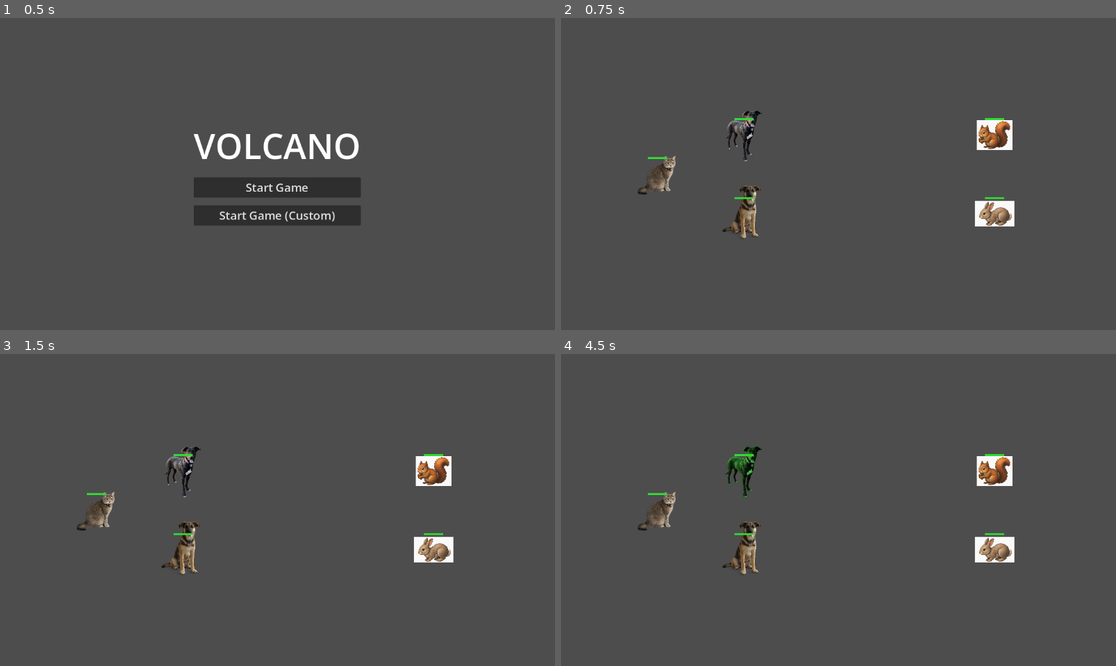
Above: before the commit, frames 1-4 (two rows, left to right).
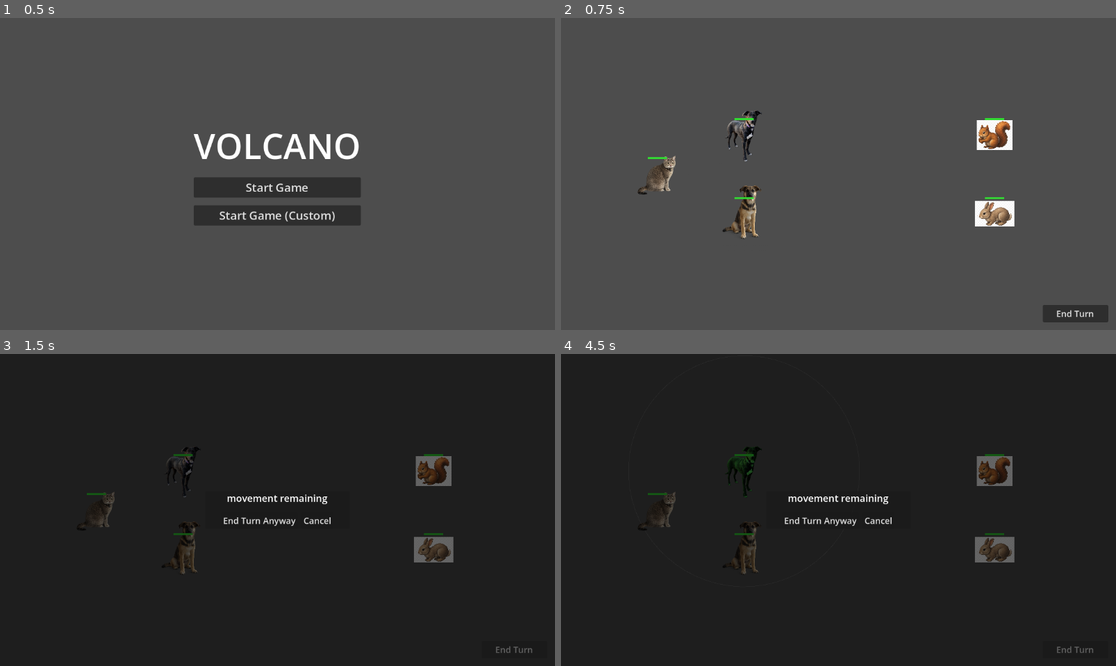
Above: after the commit, the same moments.

Repository: forsman5/volcano
Game: Godot game, scene res://scenes/menu.tscn
Two runs of this game, one before a commit and one after it. Both use one fixed random seed, a clock stepped at 60 frames per second and the inputs below.
Inputs (mouse positions are in pixels of both pictures, inside the frame that each line leads up to):
- Up to frame 1 (0.5 s): no input
- Up to frame 2 (0.75 s): click "Start Game" at 0.5 s
- Up to frame 3 (1.5 s): click (516, 650) at 1.25 s, where only the run after the commit has a clickable "End Turn"
- Up to frame 4 (4.5 s): click (821, 519) at 2 s, where only the run after the commit has a clickable "End Turn Anyway"; tap Enter at 2.75 s; move the mouse to (655, 510) at 2.77 s; click (655, 510) at 2.92 s; tap Space at 3.5 s; move the mouse to (744, 472) at 3.52 s; click (744, 472) at 3.67 s; click (1077, 650) at 4.25 s, where only the run after the commit has a clickable "End Turn"

Frame 1 is identical in both runs. In frame 2, 0.6% of the frame differs, in the area x 86-99%, y 91-98%; in frame 3, 100%, in the area x 0-100%, y 0-100%; in frame 4, 100%.

Commit message:
Convert to turn-based planning/execution loop
Right-click stages pending moves shown with cyan markers and a range arc.
End Turn runs execution for budget_ticks frames (default 120 = 2s), then
returns to planning. Enemies only move during execution. Confirmation panel
surfaces deduped warnings when units have unspent movement.

Co-Authored-By: Claude Sonnet 4.6 <noreply@anthropic.com>

Diff:
--- a/scenes/main.tscn
+++ b/scenes/main.tscn
@@ -95,3 +95,54 @@
 
 [node name="CollisionShape2D" type="CollisionShape2D" parent="WallRight"]
 shape = SubResource("RectangleShape2D_right")
+
+[node name="HUDLayer" type="CanvasLayer" parent="."]
+layer = 1
+
+[node name="EndTurnButton" type="Button" parent="HUDLayer"]
+anchor_left = 1.0
+anchor_top = 1.0
+anchor_right = 1.0
+anchor_bottom = 1.0
+offset_left = -152
+offset_top = -52
+offset_right = -16
+offset_bottom = -16
+text = "End Turn"
+theme_override_font_sizes/font_size = 18
+
+[node name="ConfirmPanel" type="CanvasLayer" parent="."]
+layer = 2
+visible = false
+
+[node name="DimBg" type="ColorRect" parent="ConfirmPanel"]
+anchor_right = 1.0
+anchor_bottom = 1.0
+color = Color(0, 0, 0, 0.6)
+
+[node name="PanelCenter" type="CenterContainer" parent="ConfirmPanel"]
+anchor_right = 1.0
+anchor_bottom = 1.0
+
+[node name="Panel" type="PanelContainer" parent="ConfirmPanel/PanelCenter"]
+custom_minimum_size = Vector2(300, 0)
+
+[node name="VBox" type="VBoxContainer" parent="ConfirmPanel/PanelCenter/Panel"]
+theme_override_constants/separation = 16
+
+[node name="WarningLabel" type="Label" parent="ConfirmPanel/PanelCenter/Panel/VBox"]
+text = ""
+horizontal_alignment = 1
+theme_override_font_sizes/font_size = 20
+
+[node name="HBox" type="HBoxContainer" parent="ConfirmPanel/PanelCenter/Panel/VBox"]
+theme_override_constants/separation = 8
+alignment = 1
+
+[node name="ConfirmYes" type="Button" parent="ConfirmPanel/PanelCenter/Panel/VBox/HBox"]
+text = "End Turn Anyway"
+theme_override_font_sizes/font_size = 18
+
+[node name="ConfirmNo" type="Button" parent="ConfirmPanel/PanelCenter/Panel/VBox/HBox"]
+text = "Cancel"
+theme_override_font_sizes/font_size = 18
--- a/scripts/enemy.gd
+++ b/scripts/enemy.gd
@@ -10,6 +10,8 @@
 @export var max_health: float = 80.0
 
 var health: float = 80.0
+
+var _is_executing: bool = false
 
 @onready var _sprite: Sprite2D = $Sprite2D
 
@@ -28,6 +30,10 @@
 
 
 func _physics_process(_delta: float) -> void:
+	if not _is_executing:
+		velocity = Vector2.ZERO
+		return
+
 	var nearest := _nearest_hero()
 
 	if nearest == null:
@@ -50,6 +56,19 @@
 	move_and_slide()
 
 
+func ready_for_end_turn() -> String:
+	return ""
+
+
+func begin_execution() -> void:
+	_is_executing = true
+
+
+func end_execution() -> void:
+	_is_executing = false
+	velocity = Vector2.ZERO
+
+
 func _nearest_hero() -> Node2D:
 	var heroes := get_tree().get_nodes_in_group("heroes")
 	var nearest: Node2D = null
--- a/scripts/game_config.gd
+++ b/scripts/game_config.gd
@@ -4,3 +4,4 @@
 var enemy_count: int = 2
 var show_health_bars: bool = true
 var speed_multiplier: float = 1.0
+var budget_ticks: int = 120
--- a/scripts/main.gd
+++ b/scripts/main.gd
@@ -11,14 +11,27 @@
 	preload("res://assets/enemy2.png"),
 ]
 
+enum TurnPhase { PLANNING, EXECUTING }
+
 var selected_unit: PlayerUnit = null
 var _enemies_remaining: int = 0
+var _turn_phase := TurnPhase.PLANNING
+var _player_units: Array[PlayerUnit] = []
+var _enemy_units: Array[EnemyUnit] = []
+var _exec_frames: int = 0
+
+@onready var _end_turn_btn: Button = $HUDLayer/EndTurnButton
+@onready var _confirm_panel: CanvasLayer = $ConfirmPanel
+@onready var _confirm_label: Label = $ConfirmPanel/PanelCenter/Panel/VBox/WarningLabel
 
 
 func _ready() -> void:
 	_spawn_units()
 	$PauseMenu/PanelCenter/VBoxContainer/ResumeButton.pressed.connect(_toggle_pause)
 	$PauseMenu/PanelCenter/VBoxContainer/MenuButton.pressed.connect(_go_to_menu)
+	_end_turn_btn.pressed.connect(_on_end_turn)
+	$ConfirmPanel/PanelCenter/Panel/VBox/HBox/ConfirmYes.pressed.connect(_on_confirm_yes)
+	$ConfirmPanel/PanelCenter/Panel/VBox/HBox/ConfirmNo.pressed.connect(_on_confirm_no)
 
 
 func _spawn_units() -> void:
@@ -26,6 +39,7 @@
 	player.position = Vector2(200, 324)
 	player.clicked.connect(_on_unit_clicked)
 	add_child(player)
+	_player_units.append(player)
 
 	var ally_positions := _spread_positions(GameConfig.ally_count, 380.0)
 	for i in range(GameConfig.ally_count):
@@ -35,6 +49,7 @@
 		ally.move_speed = 120.0
 		ally.clicked.connect(_on_unit_clicked)
 		add_child(ally)
+		_player_units.append(ally)
 
 	_enemies_remaining = GameConfig.enemy_count
 	var enemy_positions := _spread_positions(GameConfig.enemy_count, 900.0)
@@ -44,6 +59,7 @@
 		enemy.unit_texture = ENEMY_TEXTURES[i % ENEMY_TEXTURES.size()]
 		enemy.caught.connect(_on_enemy_caught)
 		add_child(enemy)
+		_enemy_units.append(enemy)
 
 
 func _spread_positions(count: int, x: float) -> Array:
@@ -58,6 +74,26 @@
 	return positions
 
 
+func _physics_process(_delta: float) -> void:
+	if _turn_phase != TurnPhase.EXECUTING:
+		return
+	_exec_frames += 1
+	if _exec_frames >= GameConfig.budget_ticks:
+		_end_execution()
+
+
+func _draw() -> void:
+	if _turn_phase != TurnPhase.PLANNING:
+		return
+	for unit in _player_units:
+		if unit._has_pending:
+			draw_circle(unit._pending_target, 6.0, Color(0.3, 0.8, 1.0, 0.8))
+			draw_line(unit.global_position, unit._pending_target, Color(0.3, 0.8, 1.0, 0.4), 1.0)
+	if selected_unit != null:
+		var budget_radius := GameConfig.budget_ticks / 60.0 * selected_unit.move_speed
+		draw_arc(selected_unit.global_position, budget_radius, 0.0, TAU, 64, Color(1.0, 1.0, 1.0, 0.15), 1.0)
+
+
 func _unhandled_input(event: InputEvent) -> void:
 	if event is InputEventKey:
 		if event.keycode == KEY_ESCAPE and event.pressed:
@@ -66,8 +102,58 @@
 	if event is InputEventMouseButton:
 		var mb := event as InputEventMouseButton
 		if mb.button_index == MOUSE_BUTTON_RIGHT and mb.pressed:
-			if selected_unit != null:
-				selected_unit.move_to(get_global_mouse_position())
+			if selected_unit != null and _turn_phase == TurnPhase.PLANNING:
+				selected_unit.set_pending_move(get_global_mouse_position())
+				queue_redraw()
+
+
+func _on_end_turn() -> void:
+	var warnings: Array[String] = []
+	for unit in _player_units:
+		var w := unit.ready_for_end_turn()
+		if w != "" and w not in warnings:
+			warnings.append(w)
+	if warnings.is_empty():
+		_begin_execution()
+	else:
+		_show_confirm_panel(warnings)
+
+
+func _begin_execution() -> void:
+	_turn_phase = TurnPhase.EXECUTING
+	_exec_frames = 0
+	_end_turn_btn.disabled = true
+	queue_redraw()
+	for unit in _player_units:
+		unit.begin_execution()
+	for enemy in _enemy_units:
+		if is_instance_valid(enemy):
+			enemy.begin_execution()
+
+
+func _end_execution() -> void:
+	_turn_phase = TurnPhase.PLANNING
+	_end_turn_btn.disabled = false
+	for unit in _player_units:
+		unit.end_execution()
+	for enemy in _enemy_units:
+		if is_instance_valid(enemy):
+			enemy.end_execution()
+	queue_redraw()
+
+
+func _show_confirm_panel(warnings: Array[String]) -> void:
+	_confirm_label.text = "\n".join(warnings)
+	_confirm_panel.visible = true
+
+
+func _on_confirm_yes() -> void:
+	_confirm_panel.visible = false
+	_begin_execution()
+
+
+func _on_confirm_no() -> void:
+	_confirm_panel.visible = false
 
 
 func _toggle_pause() -> void:
@@ -85,6 +171,7 @@
 		selected_unit.set_selected(false)
 	selected_unit = unit
 	selected_unit.set_selected(true)
+	queue_redraw()
 
 
 func _on_enemy_caught() -> void:
--- a/scripts/player.gd
+++ b/scripts/player.gd
@@ -13,6 +13,9 @@
 
 var _target_position: Vector2 = Vector2.ZERO
 var _is_moving: bool = false
+
+var _pending_target: Vector2 = Vector2.ZERO
+var _has_pending: bool = false
 
 @onready var _area: Area2D = $Area2D
 @onready var _sprite: Sprite2D = $Sprite2D
@@ -40,14 +43,37 @@
 	if direction.length() <= ARRIVAL_THRESHOLD:
 		_is_moving = false
 		velocity = Vector2.ZERO
-	else:
-		velocity = direction.normalized() * move_speed
+		move_and_slide()
+		return
+	velocity = direction.normalized() * move_speed
 	move_and_slide()
 
 
 func move_to(pos: Vector2) -> void:
 	_target_position = pos
 	_is_moving = true
+
+
+func set_pending_move(pos: Vector2) -> void:
+	_pending_target = pos
+	_has_pending = true
+
+
+func ready_for_end_turn() -> String:
+	if not _has_pending:
+		return "movement remaining"
+	return ""
+
+
+func begin_execution() -> void:
+	if _has_pending:
+		move_to(_pending_target)
+
+
+func end_execution() -> void:
+	_has_pending = false
+	_is_moving = false
+	velocity = Vector2.ZERO
 
 
 func set_selected(selected: bool) -> void:
